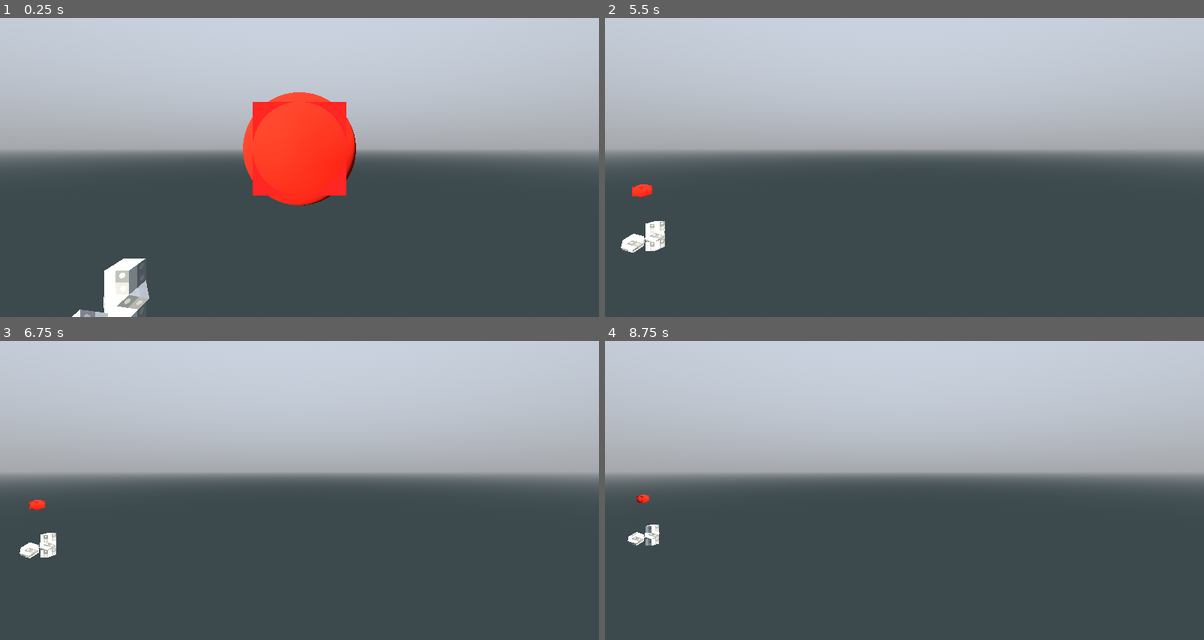
Above: before the commit, frames 1-4 (two rows, left to right).
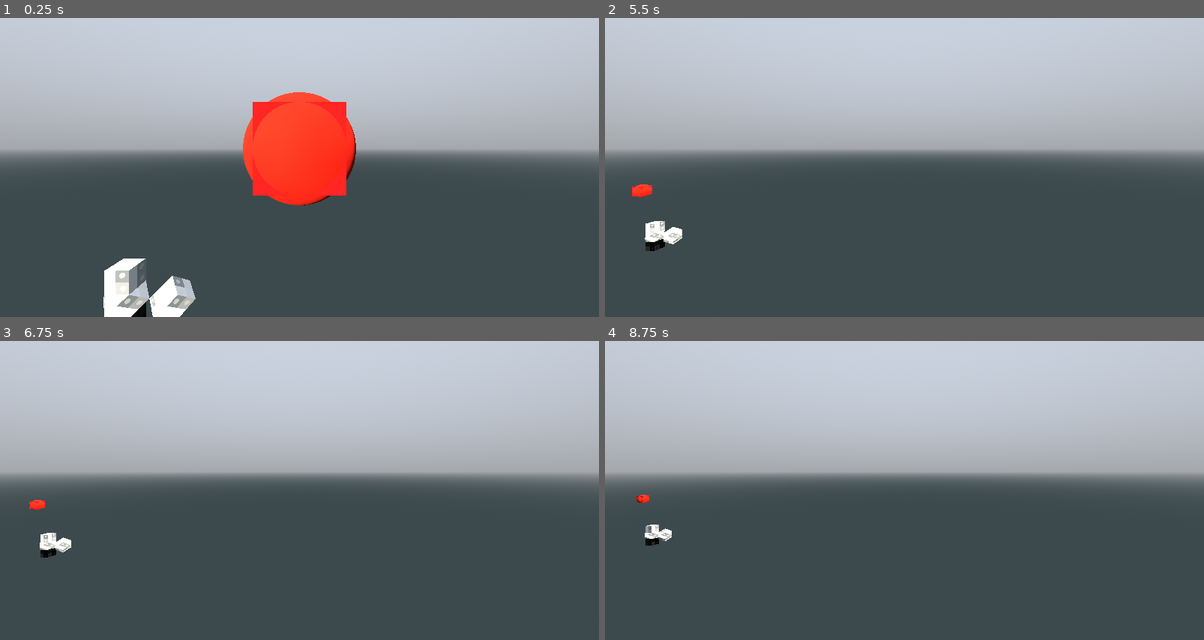
Above: after the commit, the same moments.

Repository: pixerhp/Hatchetflair
Game: Godot game, scene res://topscenes/gameplay_topscene.tscn
Same seed, same stepped clock (60 frames per second), same inputs: the game is played once before the commit and once after it.
Inputs (mouse positions are in pixels of both pictures, inside the frame that each line leads up to):
- Up to frame 1 (0.25 s): no input
- Up to frame 2 (5.5 s): tap Enter at 0.5, 2, 3.5 s; move the mouse to (1036, 131) at 0.52 s; hold D (move_right) 0.53-1.28 s; hold Shift (speed_faster) 0.53-1.28 s; click (1036, 131) at 0.67 s; tap Space (move_jump_up) at 1.25, 2.75, 4.25 s; move the mouse to (784, 164) at 1.27 s; hold S (move_backwards) 1.28-2.03 s; tap Ctrl (speed_slower) at 1.35, 2.85, 4.35 s; move the mouse to (964, 74) at 2.02 s; hold D (move_right) 2.03-2.78 s; hold Shift (speed_faster) 2.03-2.78 s; move the mouse to (874, 215) at 2.77 s; hold W (move_forwards) 2.78-3.53 s; click (874, 215) at 2.92 s; move the mouse to (1084, 200) at 3.52 s; hold Shift (speed_faster) 3.53-4.28 s; hold A (move_left) 3.53-5.03 s; move the mouse to (724, 98) at 4.27 s; move the mouse to (934, 149) at 5.02 s; hold S (move_backwards) from 5.03 s (still down); hold Shift (speed_faster) from 5.03 s (still down); click (934, 149) at 5.17 s
- Up to frame 3 (6.75 s): move the mouse to (209, 388) at 5.77 s; release S (move_backwards) at 5.78 s; release Shift (speed_faster) at 5.78 s; hold D (move_right) 5.78-6.53 s; tap Ctrl (speed_slower) at 5.85 s; move the mouse to (431, 454) at 6.52 s; hold W (move_forwards) from 6.53 s (still down); hold Shift (speed_faster) from 6.53 s (still down)
- Up to frame 4 (8.75 s): move the mouse to (784, 487) at 7.27 s; release W (move_forwards) at 7.28 s; release Shift (speed_faster) at 7.28 s; hold D (move_right) 7.28-8.03 s; tap Ctrl (speed_slower) at 7.35 s; click (784, 487) at 7.42 s; move the mouse to (964, 397) at 8.02 s; hold S (move_backwards) from 8.03 s (still down); hold Shift (speed_faster) from 8.03 s (still down)

The runs differ from the first frame. In frame 1, 0.9% of the frame differs, in the area x 12-33%, y 86-100%; in frame 2, 0.4%; in frame 3, 0.3%; in frame 4, 0.2%.

Commit message:
Implement set tile function

Diff:
--- a/scripts/tchunks_manager.gd
+++ b/scripts/tchunks_manager.gd
@@ -14,6 +14,8 @@
 	var tile_shapes: PackedByteArray = []
 	var tile_substs: PackedInt32Array = []
 
+	var is_mesh_accurate: bool = false
+		# Does the mesh accurately reflect current data, or does it need to be remeshed?
 	var mesh_instance_node: MeshInstance3D = MeshInstance3D.new()
 	var array_mesh: ArrayMesh = ArrayMesh.new()
 
@@ -45,6 +47,20 @@
 		tile_shapes.fill(TILE_SHAPE.NO_DATA)
 		tile_substs.resize(TCU.TCHUNK_T)
 		tile_shapes.fill(0)
+
+	# !!! note that in the future, setting a tile in a chunk should make some surrounding chunks have to remesh.
+	func set_tile(pos: Vector3i, shape: int, subst: Variant):
+		var tile_index: int = t_i_from_xyz(pos)
+		self.tile_shapes[tile_index] = shape
+		match typeof(subst):
+			TYPE_INT:
+				self.tile_substs[tile_index] = subst
+			TYPE_STRING:
+				self.tile_substs[tile_index] = ChemCraft.subst_name_to_i.get(subst, 0)
+			_:
+				push_error("Bad subst parameter, int (subst index) or String (subst name) expected.")
+				self.tile_substs[tile_index] = 0
+		self.is_mesh_accurate = false
 
 	func randomize_tiles():
 		tile_shapes.fill(TILE_SHAPE.EMPTY)
@@ -307,32 +323,15 @@
 	test_chunk.tile_substs.fill(ChemCraft.subst_name_to_i.get("test", 0))
 	#test_chunk.randomize_tiles()
 
-	test_chunk.tile_shapes[0] = TILE_SHAPE.TESS_CUBE
-	test_chunk.tile_shapes[16] = TILE_SHAPE.TESS_RHOMBDO
-	test_chunk.tile_shapes[32] = TILE_SHAPE.TESS_CUBE
-	test_chunk.tile_shapes[528] = TILE_SHAPE.TESS_RHOMBDO
-
-	#test_chunk.tile_shapes[0] = TILE_SHAPE.TESS_CUBE
-	#test_chunk.tile_shapes[32] = TILE_SHAPE.TESS_RHOMBDO
-	#test_chunk.tile_shapes[64] = TILE_SHAPE.MARCH_ANG
-
-	#var test_placements: Array[Vector3i] = [
-		##Vector3i(2,1,1), Vector3i(3,1,1), Vector3i(2,2,1), Vector3i(3,2,1),
-		##Vector3i(1,1,1), Vector3i(1,2,1), Vector3i(1,1,2), Vector3i(1,2,2),
-		#Vector3i(1,1,1), Vector3i(2,1,1), Vector3i(3,1,1), Vector3i(4,1,1),
-		#Vector3i(1,1,2), Vector3i(2,1,2), Vector3i(3,1,2), Vector3i(4,1,2),
-		#Vector3i(1,1,3), Vector3i(2,1,3), Vector3i(3,1,3), Vector3i(4,1,3),
-		#Vector3i(1,1,4), Vector3i(2,1,4), Vector3i(3,1,4), Vector3i(4,1,4),
-	#]
-	#for pos in test_placements:
-		#test_chunk.tile_shapes[pos.x + (16*pos.y) + (256*pos.z)] = TILE_SHAPE.MARCH_ANG
-
+	test_chunk.set_tile(Vector3i(0,0,0), TILE_SHAPE.TESS_CUBE, "plainite_black")
+	test_chunk.set_tile(Vector3i(0,1,0), TILE_SHAPE.TESS_RHOMBDO, "test")
+	test_chunk.set_tile(Vector3i(0,2,0), TILE_SHAPE.TESS_CUBE, "plainite_white")
+	test_chunk.set_tile(Vector3i(2,1,0), TILE_SHAPE.TESS_RHOMBDO, "test")
 
 	test_chunk.generate_mesh()
 	add_child(test_chunk.mesh_instance_node)
 
 	#generate_test_mesh()
-	pass
 
 func generate_test_mesh():
 	var mesh_instance_node: MeshInstance3D = MeshInstance3D.new()
